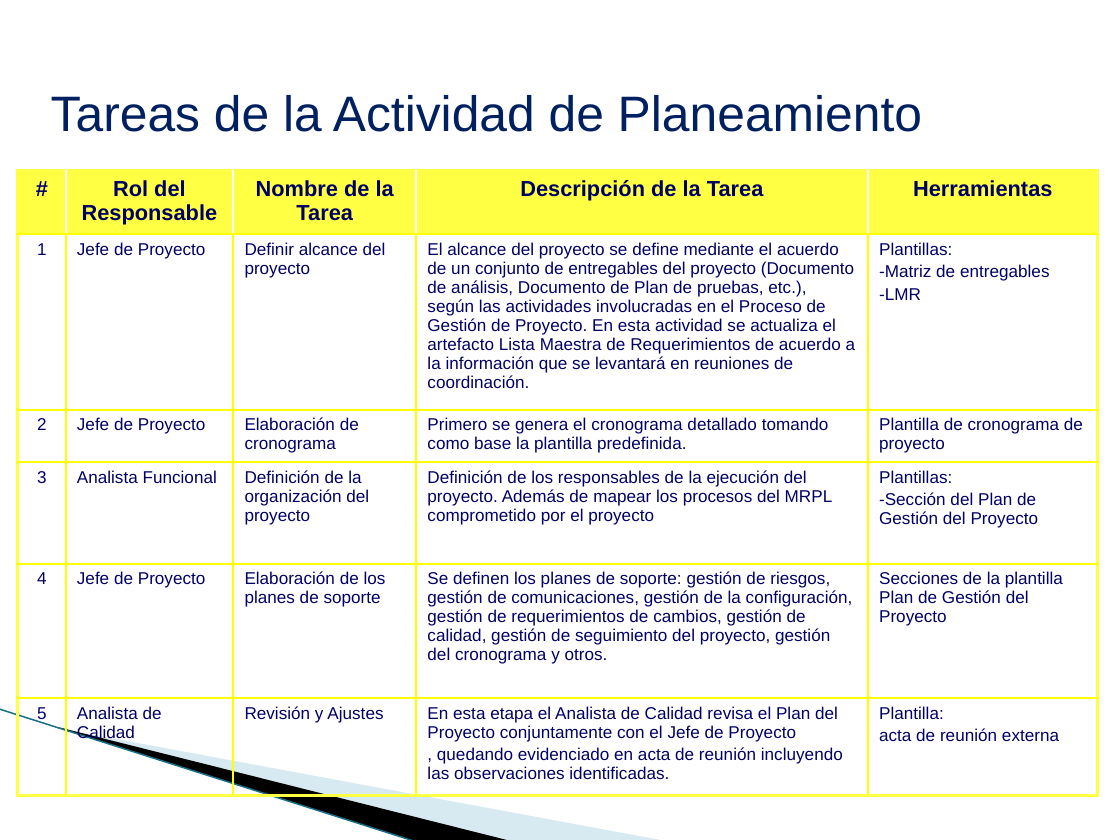
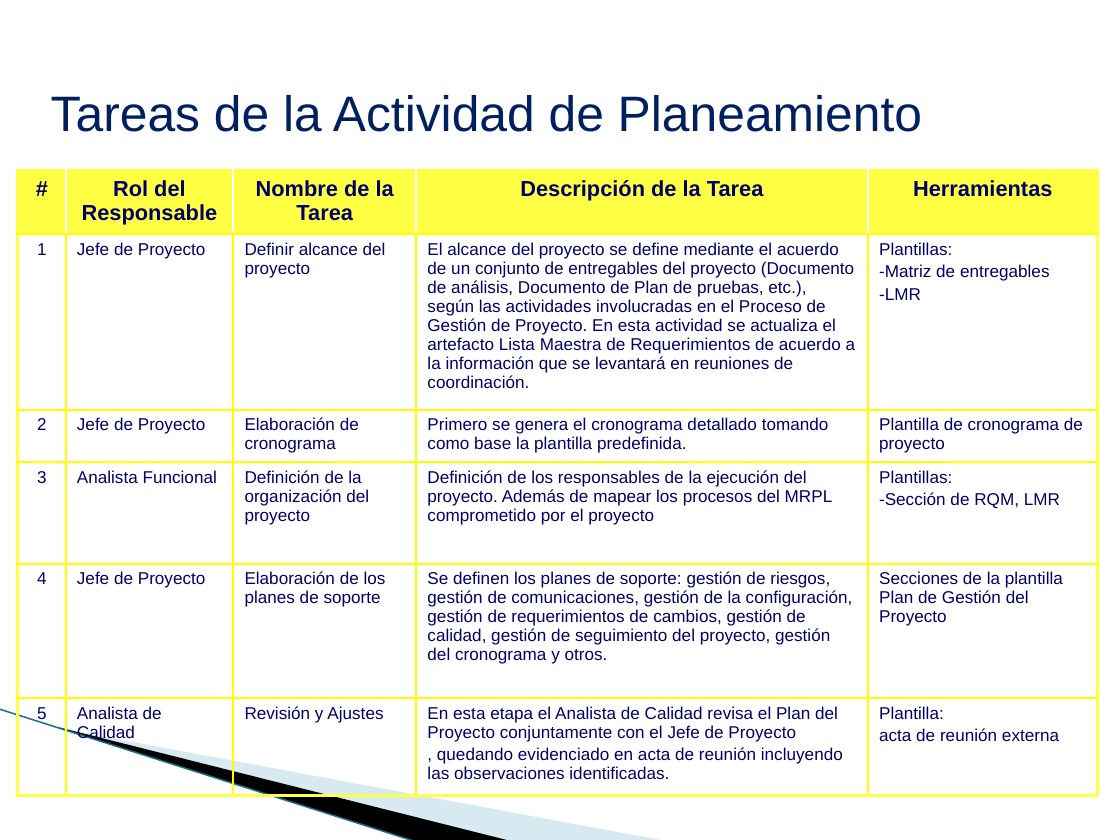
Before and after one commit to CreativeCheeseGame/BoundPhysic, a slide deck: slide 21 of Area de Proceso PP-PMC/PGPRO_0.2_2015 Proceso_de_gestion_de_proyectos.ppt.pptx. Drawn at 1120x840 pixels with LibreOffice and Linux fonts; fonts in the diff are those of the drawing; background and template pictures are left out. Boxes give left, top, right and bottom in pixels: in the first picture for what was removed or moved away, otherwise in the second. Text is boxed around its words. In the diff, an @@ line names an element or a change of style, - is before the commit and + after.

```diff
--- a/Area de Proceso PP-PMC/PGPRO_0.2_2015 Proceso_de_gestion_de_proyectos.ppt.pptx
+++ b/Area de Proceso PP-PMC/PGPRO_0.2_2015 Proceso_de_gestion_de_proyectos.ppt.pptx
@@ table at [18,170,1098,795] @@
-row 4, column 5: Plantillas: / Sección del Plan de Gestión del Proyecto
+row 4, column 5: Plantillas: / Sección de RQM, LMR
```
Also in this commit, not shown: 7 other slides changed, 3 slides removed, 17 other files.
